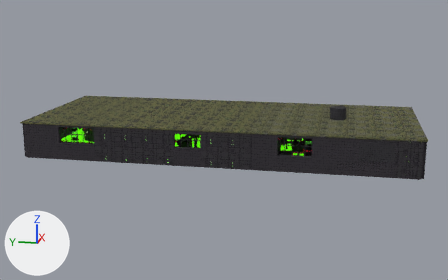
Renders of the glTF model exports/slime_arena/levels/slime_arena/mobile/level_mobile.glb from each side of a commit.
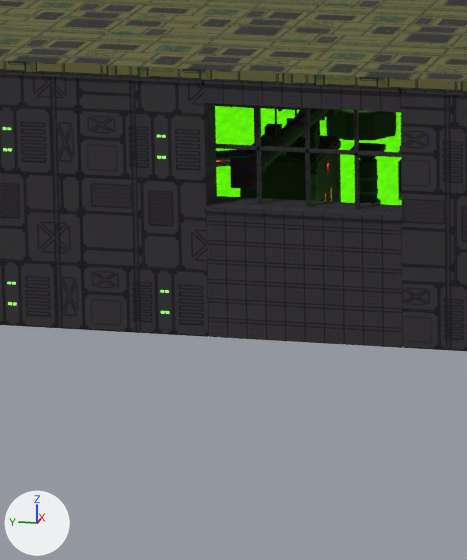
Each version appears first whole from a camera (50 mm lens) standing at (-480.0, -6.0, 126.0) and looking at (-9.0, 88.0, 8.0), and next in a close-up on the part from 32% to 47% of the width and 43% to 70% of the height. The axes (+X, +Y, +Z) are drawn at lower left. The lights are the same throughout. The last two pictures show the newer version. Where no turn or scale is listed for an object, it has been applied to the vertices. Vertices at exactly the same position are counted once.

Names of what the first close-up shows: 'Ceiling__ceiling_b', 'HazardFluid_2', 'M_frame_0_0', 'M_ink_0_0', 'M_structure_b_0_0', 'M_wall_0_0', 'M_wall_works_0_0' and 3 more.
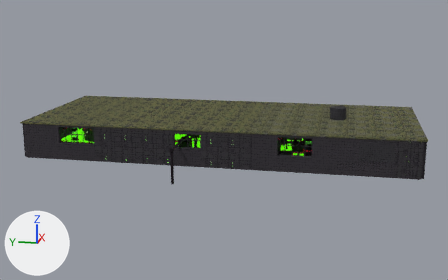
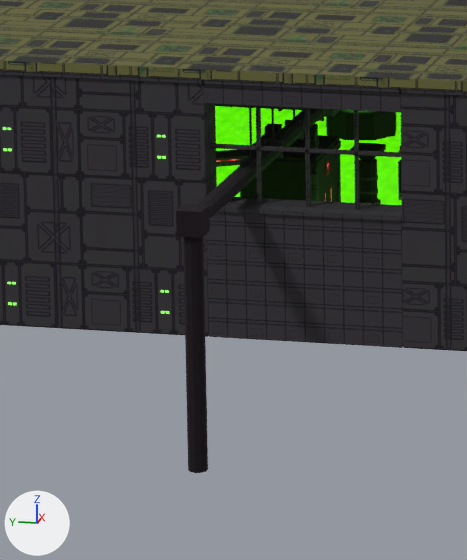
The edits, one by one:
me_m_frame_0_0 is used by ob_m_frame_0_0; location (0.0, 0.0, 0.0).
me_m_frame_0_0 had 4104 vertices, 5802 faces and spanned x -58.0..60.0, y 61.0..234.0, z 2.0..27.0.
me_m_frame_0_0 now has 4058 vertices, 5718 faces and spans x -58.0..60.0, y 61.0..234.0, z 2.0..27.0.
me_m_frame_0_0 part 1: the loose piece of 8 vertices spanning x -36.0, y 111.0..113.0, z 15.0..17.0 is moved by (-1.0, 0.0, 0.0).
me_m_frame_0_0 part 2: the loose piece of 8 vertices spanning x -36.0, y 112.0, z 17.0..27.0 is moved by (-1.0, 0.0, 0.0).
me_m_frame_0_0 part 3: the loose piece of 8 vertices spanning x -44.0, y 112.0, z 17.0..27.0 is moved by (-1.0, 0.0, 0.0).
me_m_frame_0_0 part 4: the loose piece of 8 vertices spanning x -52.0, y 112.0, z 17.0..27.0 is moved by (-2.0, 0.0, 0.0).
Other edits to the shape of me_m_frame_0_0 do not show in these pictures.
me_m_ink_0_0 is used by ob_m_ink_0_0; location (0.0, 0.0, 0.0).
me_m_ink_0_0 had 12386 vertices, 21848 faces and spanned x -58.0..58.0, y -56.0..232.0, z -1.0..27.0.
me_m_ink_0_0 now has 12330 vertices, 21728 faces and spans x -76.0..58.0, y -56.0..232.0, z -9.0..27.0.
me_m_ink_0_0 part 5: the loose piece of 24 vertices spanning x -25.0..-23.0, y 111.0..113.0, z 15.0..17.0 is moved by (-51.0, 0.0, 0.0).
me_m_ink_0_0 part 6: the loose piece of 21 vertices spanning x 8.0..9.0, y 87.0..89.0, z 0.0..7.0 is copied, and the copy is scaled about its middle by (0.695, 0.847, 3.45), then moved by (-84.0, 24.0, 0.0); it spans x -76.0..-74.0, y 111.0..113.0, z -9.0..16.0.
me_m_ink_0_0 part 7: the loose piece of 24 vertices spanning x -56.0, y 110.0..114.0, z 14.0..18.0 is moved by (0.0, 38.0, 0.0).
me_m_ink_0_0 part 8: the loose piece of 51 vertices spanning x -16.0..-14.0, y 115.0..117.0, z 9.0..13.0 is deleted.
me_m_ink_0_0 part 9: 11 vertices moved from x -56.0, y 111.0..113.0, z 15.0..17.0 to x -75.0, y 111.0..113.0, z 15.0..17.0.
Other edits to the shape of me_m_ink_0_0 do not show in these pictures.

Location of each change, [x1, y1, x2, y2] in pixels of the close-ups (467 x 560 px; the box of a moved part takes in the faces that stretch with it):
'M_ink_0_0', reshaped
    before: [215, 104, 402, 204]
    after: [176, 104, 402, 473]
part 1 of me_m_frame_0_0, moved or reshaped
    before: [287, 118, 305, 138]
    after: [285, 120, 304, 140]
part 2 of me_m_frame_0_0, moved or reshaped
    before: [295, 108, 297, 119]
    after: [293, 108, 295, 121]
part 3 of me_m_frame_0_0, moved or reshaped
    before: [275, 107, 277, 137]
    after: [271, 107, 274, 140]
part 4 of me_m_frame_0_0, moved or reshaped
    before: [254, 106, 257, 155]
    after: [249, 106, 252, 159]
part 5 of me_m_ink_0_0, moved or reshaped (mostly hidden before)
    before: [325, 109, 339, 117]
    after: [176, 204, 210, 238]
part 6 of me_m_ink_0_0, added (black)
    after: [183, 237, 208, 473]
part 7 of me_m_ink_0_0, moved or reshaped (not visible afterwards)
    before: [230, 158, 257, 189]
part 8 of me_m_ink_0_0, deleted (mostly hidden)
    before: [297, 110, 320, 145]
part 9 of me_m_ink_0_0, moved or reshaped
    before: [236, 108, 329, 183]
    after: [197, 108, 329, 219]
